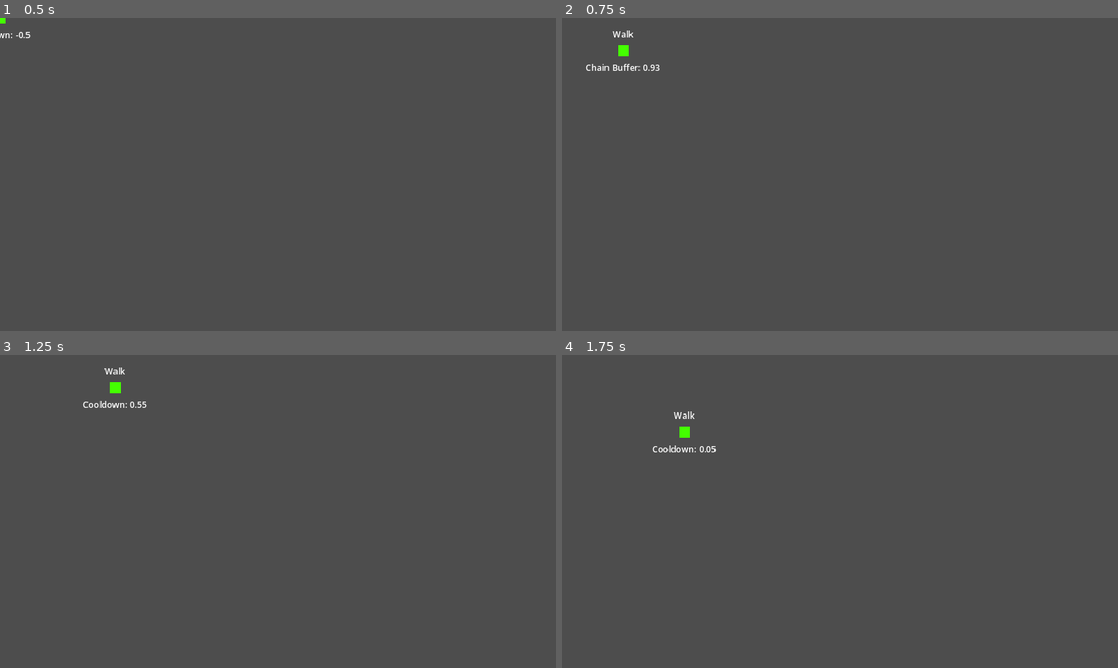
Above: before the commit, frames 1-4 (two rows, left to right).
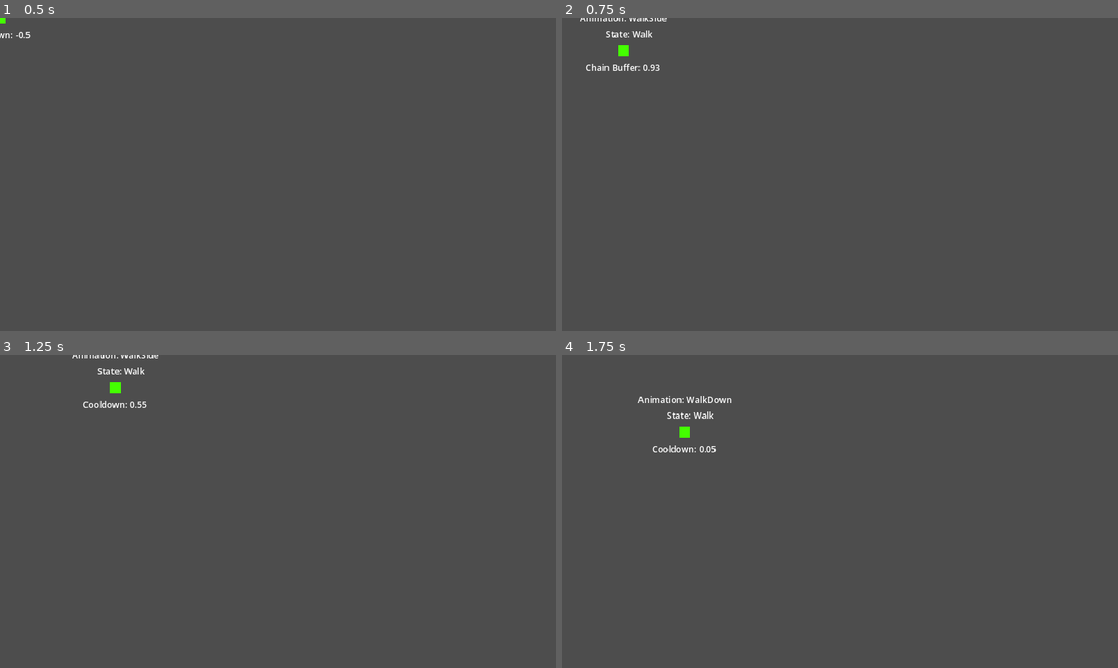
Above: after the commit, the same moments.

Repository: UVGDClub/PassTheGame_2024
Game: Godot game, scene res://src/player/player.tscn
Two runs of this game, one before a commit and one after it. Both use one fixed random seed, a clock stepped at 60 frames per second and the inputs below. This scene is started directly instead of the project's main scene.
Inputs (mouse positions are in pixels of both pictures, inside the frame that each line leads up to):
- Up to frame 1 (0.5 s): no input
- Up to frame 2 (0.75 s): tap Enter (ui_accept) at 0.5 s; move the mouse to (962, 158) at 0.52 s; hold Right (ui_right) from 0.53 s (still down)
- Up to frame 3 (1.25 s): keep holding Right (ui_right); tap Enter (ui_accept) at 0.77 s
- Up to frame 4 (1.75 s): move the mouse to (728, 527) at 1.27 s; release Right (ui_right) at 1.28 s; hold Down (ui_down) from 1.28 s (still down); tap Enter (ui_accept) at 1.52 s

Frame 1 is identical in both runs. In frame 2, 0.2% of the frame differs, in the area x 3-19%, y 0-7%; in frame 3, 0.2%; in frame 4, 0.3%, in the area x 13-31%, y 13-21%.

Commit message:
More animations stuff!!

Diff:
--- a/src/player/player.gd
+++ b/src/player/player.gd
@@ -24,6 +24,8 @@
 var input_vect = Vector2.ZERO
 var dash_just_pressed = false
 var attack_just_pressed = false
+
+var last_input_vect = Vector2.RIGHT
 #
 
 var is_input_chaining = false :
@@ -62,6 +64,18 @@
 
 	var animation_name
 	match type:
+		"idle":
+			if vect_angle < -3 * PI / 8:
+				animation_name = "IdleUp"
+			elif vect_angle > 3 * PI / 8:
+				animation_name = "IdleDown"
+			elif vect_angle < -1 * PI / 8:
+				animation_name = "IdleUpSide"
+			elif vect_angle > 1 * PI / 8:
+				animation_name = "IdleDownSide"
+			else:
+				animation_name = "IdleSide"
+
 		"walk":
 			if vect_angle < -3 * PI / 8:
 				animation_name = "WalkUp"
@@ -103,7 +117,8 @@
 
 
 func update_debug_labels():
-	$temp_StateLabel.text = state_machine.current_state.name
+	$temp_StateLabel.text = "State: " + state_machine.current_state.name
+	$temp_AnimationLabel.text = "Animation: " + animation_player.current_animation
 	if is_input_chaining:
 		$temp_InputChainLabel.text = "Chain Buffer: " + str(round(input_chain_buffer_timer * 100) / 100)
 	else:
--- a/src/player/player.tscn
+++ b/src/player/player.tscn
@@ -59,6 +59,21 @@
 [sub_resource type="Animation" id="Animation_pan10"]
 resource_name = "AttackUpSide"
 
+[sub_resource type="Animation" id="Animation_xgqwp"]
+resource_name = "IdleSide"
+
+[sub_resource type="Animation" id="Animation_rhv12"]
+resource_name = "IdleDown"
+
+[sub_resource type="Animation" id="Animation_s1y77"]
+resource_name = "IdleDownSide"
+
+[sub_resource type="Animation" id="Animation_uh51d"]
+resource_name = "IdleUp"
+
+[sub_resource type="Animation" id="Animation_uvdjj"]
+resource_name = "IdleUpSide"
+
 [sub_resource type="AnimationLibrary" id="AnimationLibrary_qtd45"]
 _data = {
 "AttackDown": SubResource("Animation_jss6w"),
@@ -71,6 +86,11 @@
 "DashSide": SubResource("Animation_bhix2"),
 "DashUp": SubResource("Animation_o6usd"),
 "DashUpSide": SubResource("Animation_g1v04"),
+"IdleDown": SubResource("Animation_rhv12"),
+"IdleDownSide": SubResource("Animation_s1y77"),
+"IdleSide": SubResource("Animation_xgqwp"),
+"IdleUp": SubResource("Animation_uh51d"),
+"IdleUpSide": SubResource("Animation_uvdjj"),
 "WalkDown": SubResource("Animation_4su5r"),
 "WalkDownSide": SubResource("Animation_x7ilt"),
 "WalkSide": SubResource("Animation_8kaw7"),
@@ -119,6 +139,16 @@
 horizontal_alignment = 1
 vertical_alignment = 1
 
+[node name="temp_AnimationLabel" type="Label" parent="."]
+offset_left = -90.0
+offset_top = -78.0
+offset_right = 90.0
+offset_bottom = -41.0
+text = "hi !"
+label_settings = SubResource("LabelSettings_gamxu")
+horizontal_alignment = 1
+vertical_alignment = 1
+
 [node name="temp_InputChainLabel" type="Label" parent="."]
 offset_left = -70.0
 offset_top = 13.0
--- a/src/player/states/Attack.gd
+++ b/src/player/states/Attack.gd
@@ -5,6 +5,9 @@
 func enter(prev_state_name=null):
 	host.is_input_chaining = true
 	var dash_dir = host.to_local(get_viewport().get_mouse_position()).normalized()
+	if dash_dir == Vector2.ZERO:
+		dash_dir = Vector2.RIGHT
+	host.last_input_vect = dash_dir
 	t = create_tween()
 	host.velocity = dash_dir * host.ATTACK_START_VEL
 	t.tween_property(host, "velocity", host.ATTACK_END_VEL * dash_dir, host.ATTACK_TIME)
--- a/src/player/states/Dash.gd
+++ b/src/player/states/Dash.gd
@@ -5,6 +5,9 @@
 func enter(prev_state_name=null):
 	host.is_input_chaining = true
 	var dash_dir = host.to_local(get_viewport().get_mouse_position()).normalized()
+	if dash_dir == Vector2.ZERO:
+		dash_dir = Vector2.RIGHT
+	host.last_input_vect = dash_dir
 	t = create_tween()
 	host.velocity = dash_dir * host.DASH_START_VEL
 	t.tween_property(host, "velocity", host.DASH_END_VEL * dash_dir, host.DASH_TIME)
--- a/src/player/states/Walk.gd
+++ b/src/player/states/Walk.gd
@@ -12,7 +12,11 @@
 func physics_process(delta):
 	compute_axis("x", delta)
 	compute_axis("y", delta)
-	host.update_animation("walk", host.input_vect)
+	if host.input_vect != Vector2.ZERO:
+		host.last_input_vect = host.input_vect
+		host.update_animation("walk", host.input_vect)
+	else:
+		host.update_animation("idle", host.last_input_vect)
 	update_timers(delta)
 
 func compute_axis(axis, delta):
Not shown: 1 places in src/player/player.tscn that only renumber resources
